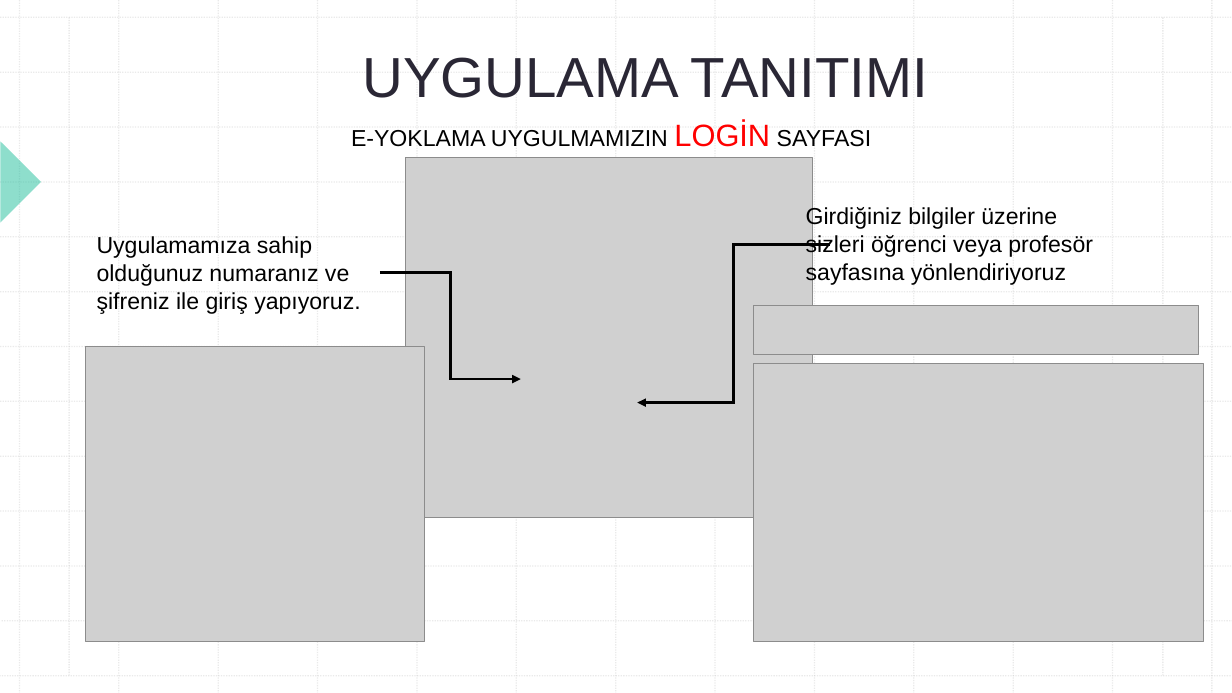
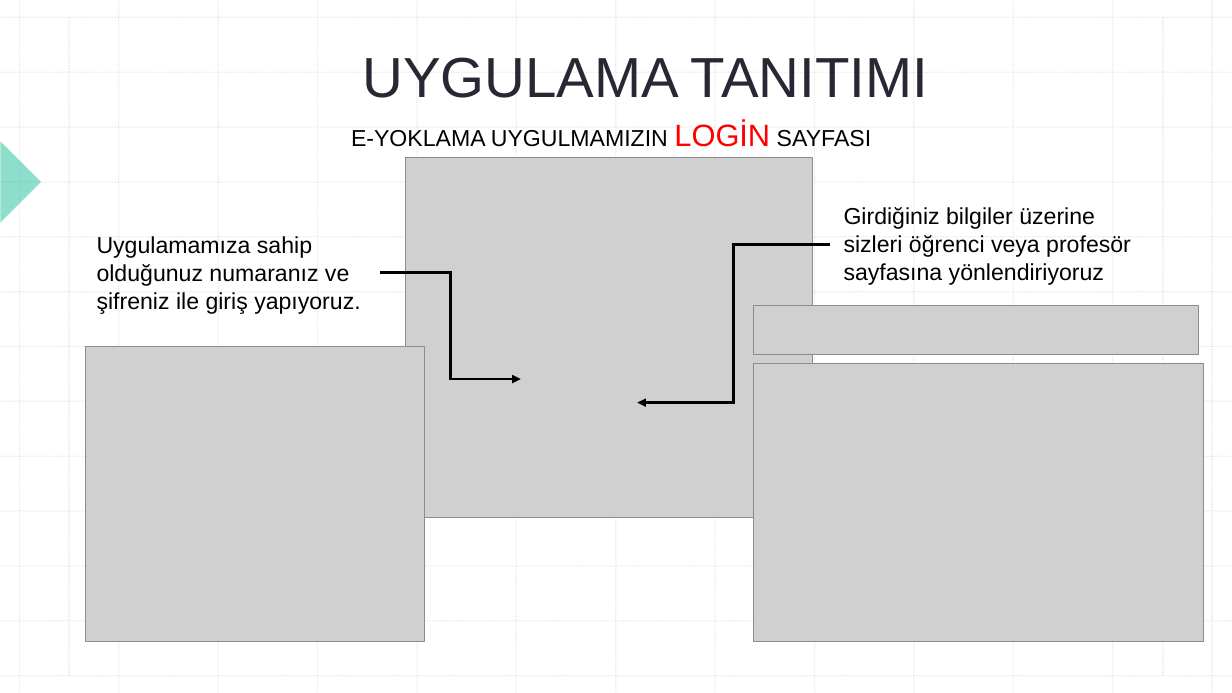
Before and after one commit to ibrahim-cinar/E-Attendance, a slide deck: slide 6 of WebProgramlamaE-Yoklama.pptx. Drawn at 1232x693 pixels with LibreOffice and Linux fonts; fonts in the diff are those of the drawing; grey boxes stand for pictures. Boxes give left, top, right and bottom in pixels: in the first picture for what was removed or moved away, otherwise in the second. Text is boxed around its words. In the diff, an @@ line names an element or a change of style, - is before the commit and + after.

```diff
--- a/WebProgramlamaE-Yoklama.pptx
+++ b/WebProgramlamaE-Yoklama.pptx
@@ text "Girdiğiniz bilgiler üzerine sizleri öğrenci ...": place and size @@
-text "Girdiğiniz bilgiler üzerine sizleri öğrenci ..." at [806,206,1093,285]
+text "Girdiğiniz bilgiler üzerine sizleri öğrenci ..." at [844,207,1131,285]
```
Also in this commit, not shown: 3 other slides changed, 1 slide added, 1 slide removed, 1 other file.
